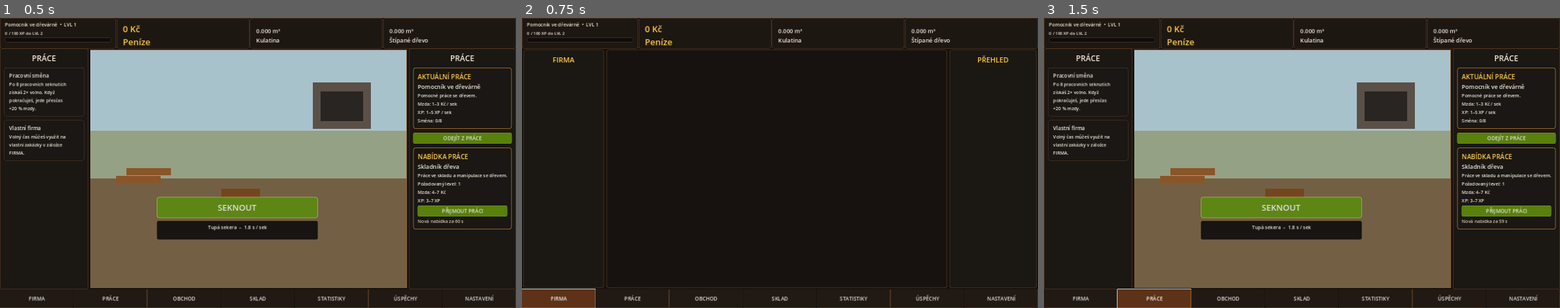
Above: before the commit, frames 1-3 (left to right).
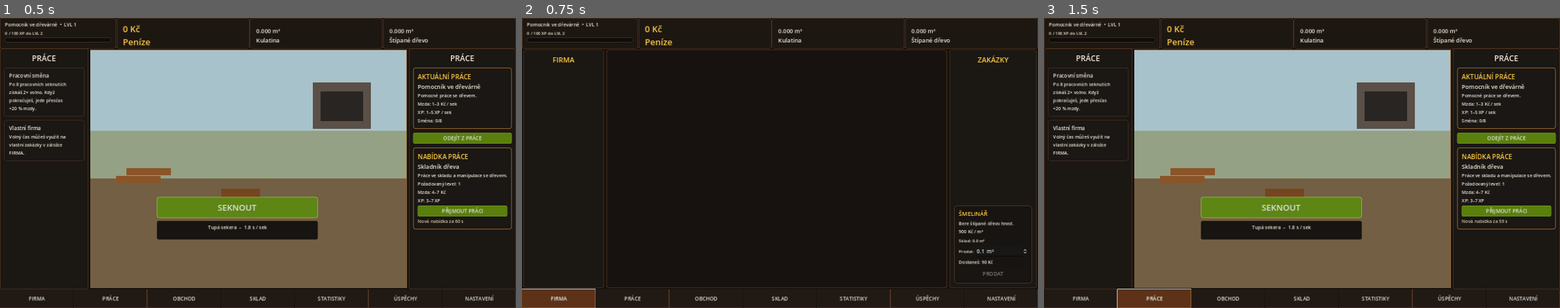
Above: after the commit, the same moments.

Repository: welewan-code/Lumberjack-John
Game: Godot game, scene res://Main.tscn
Same seed, same stepped clock (60 frames per second), same inputs: the game is played once before the commit and once after it.
Inputs:
- Up to frame 1 (0.5 s): no input
- Up to frame 2 (0.75 s): click "FIRMA" at 0.5 s
- Up to frame 3 (1.5 s): click "PRÁCE" at 1.25 s

Frame 1 is identical in both runs. In frame 2, 0.6% of the frame differs, in the area x 83-99%, y 12-92%; in frame 3, nothing differs.

Commit message:
Přidej zakázky a šmelináře do firmy

Diff:
--- a/company_ui.gd
+++ b/company_ui.gd
@@ -1,6 +1,13 @@
 extends Node
 
+const SMELINAR_PRICE_PER_M3: float = 900.0
+const SMELINAR_MIN_M3: float = 0.1
+
 var last_tab: String = ""
+var smelinar_amount: SpinBox = null
+var smelinar_stock_label: Label = null
+var smelinar_value_label: Label = null
+var smelinar_sell_button: Button = null
 
 func _ready() -> void:
 	process_mode = Node.PROCESS_MODE_ALWAYS
@@ -12,6 +19,8 @@
 	var tab: String = str(main.get("current_tab"))
 	if tab == "FIRMA" and last_tab != "FIRMA":
 		call_deferred("_render_company", main)
+	if tab == "FIRMA":
+		_refresh_smelinar(main)
 	last_tab = tab
 
 func _render_company(main: Node) -> void:
@@ -49,8 +58,9 @@
 	image.texture = _load_company_background()
 	center_panel.add_child(image)
 
-	var right := _side_panel(main, "PŘEHLED", 270)
+	var right := _build_jobs_panel(main, 270)
 	row.add_child(right)
+	_refresh_smelinar(main)
 
 func _side_panel(main: Node, title_text: String, width: float) -> PanelContainer:
 	var panel := PanelContainer.new()
@@ -74,6 +84,140 @@
 	hint.size_flags_vertical = Control.SIZE_EXPAND_FILL
 	box.add_child(hint)
 	return panel
+
+func _build_jobs_panel(main: Node, width: float) -> PanelContainer:
+	var panel := PanelContainer.new()
+	panel.custom_minimum_size.x = width
+	panel.size_flags_vertical = Control.SIZE_EXPAND_FILL
+	panel.add_theme_stylebox_override("panel", _panel_style(main, "#1b1713", "#5f4027", 7, 1))
+
+	var margin := MarginContainer.new()
+	margin.add_theme_constant_override("margin_left", 14)
+	margin.add_theme_constant_override("margin_right", 14)
+	margin.add_theme_constant_override("margin_top", 14)
+	margin.add_theme_constant_override("margin_bottom", 14)
+	panel.add_child(margin)
+
+	var box := VBoxContainer.new()
+	box.add_theme_constant_override("separation", 10)
+	margin.add_child(box)
+
+	var title := _make_label(main, "ZAKÁZKY", 22)
+	title.horizontal_alignment = HORIZONTAL_ALIGNMENT_CENTER
+	title.add_theme_color_override("font_color", Color("#ffca42"))
+	box.add_child(title)
+
+	# Volné místo pro běžné zakázky, které sem budeme doplňovat.
+	var jobs_space := Control.new()
+	jobs_space.size_flags_vertical = Control.SIZE_EXPAND_FILL
+	box.add_child(jobs_space)
+
+	var dealer := PanelContainer.new()
+	dealer.add_theme_stylebox_override("panel", _panel_style(main, "#171411", "#79512e", 7, 1))
+	box.add_child(dealer)
+
+	var dm := MarginContainer.new()
+	dm.add_theme_constant_override("margin_left", 12)
+	dm.add_theme_constant_override("margin_right", 12)
+	dm.add_theme_constant_override("margin_top", 10)
+	dm.add_theme_constant_override("margin_bottom", 10)
+	dealer.add_child(dm)
+
+	var dv := VBoxContainer.new()
+	dv.add_theme_constant_override("separation", 7)
+	dm.add_child(dv)
+
+	var dealer_title := _make_label(main, "ŠMELINÁŘ", 18)
+	dealer_title.add_theme_color_override("font_color", Color("#ffca42"))
+	dv.add_child(dealer_title)
+	dv.add_child(_make_label(main, "Bere štípané dřevo hned.\n900 Kč / m³", 14))
+
+	smelinar_stock_label = _make_label(main, "Sklad: 0.0 m³", 13)
+	dv.add_child(smelinar_stock_label)
+
+	var amount_row := HBoxContainer.new()
+	amount_row.add_theme_constant_override("separation", 6)
+	dv.add_child(amount_row)
+	amount_row.add_child(_make_label(main, "Prodat:", 13))
+
+	smelinar_amount = SpinBox.new()
+	smelinar_amount.min_value = SMELINAR_MIN_M3
+	smelinar_amount.max_value = SMELINAR_MIN_M3
+	smelinar_amount.step = 0.1
+	smelinar_amount.value = SMELINAR_MIN_M3
+	smelinar_amount.suffix = " m³"
+	smelinar_amount.size_flags_horizontal = Control.SIZE_EXPAND_FILL
+	smelinar_amount.value_changed.connect(_on_smelinar_amount_changed)
+	amount_row.add_child(smelinar_amount)
+
+	smelinar_value_label = _make_label(main, "Dostaneš: 90 Kč", 14)
+	dv.add_child(smelinar_value_label)
+
+	smelinar_sell_button = Button.new()
+	smelinar_sell_button.text = "PRODAT"
+	smelinar_sell_button.custom_minimum_size.y = 36
+	smelinar_sell_button.add_theme_stylebox_override("normal", _panel_style(main, "#597f0d", "#7ca620", 4, 1))
+	smelinar_sell_button.pressed.connect(_sell_to_smelinar)
+	dv.add_child(smelinar_sell_button)
+
+	return panel
+
+func _on_smelinar_amount_changed(_value: float) -> void:
+	_update_smelinar_value_text()
+
+func _sell_to_smelinar() -> void:
+	var main := get_tree().current_scene
+	if main == null or smelinar_amount == null or not is_instance_valid(smelinar_amount):
+		return
+	var state_value = main.get("state")
+	if not (state_value is Dictionary):
+		return
+	var state: Dictionary = state_value
+	var available: float = float(state.get("split_m3", 0.0))
+	var amount: float = snappedf(float(smelinar_amount.value), 0.1)
+	if amount < SMELINAR_MIN_M3 or amount > available + 0.0001:
+		return
+
+	state["split_m3"] = maxf(0.0, available - amount)
+	state["money"] = float(state.get("money", 0.0)) + amount * SMELINAR_PRICE_PER_M3
+	main.set("state", state)
+	if main.has_method("update_hud"):
+		main.call("update_hud")
+	if main.has_method("save_game"):
+		main.call("save_game")
+	_refresh_smelinar(main)
+
+func _refresh_smelinar(main: Node) -> void:
+	if smelinar_amount == null or not is_instance_valid(smelinar_amount):
+		return
+	var state_value = main.get("state")
+	if not (state_value is Dictionary):
+		return
+	var state: Dictionary = state_value
+	var available: float = maxf(0.0, float(state.get("split_m3", 0.0)))
+	var sellable_max: float = floor(available * 10.0 + 0.0001) / 10.0
+
+	if is_instance_valid(smelinar_stock_label):
+		smelinar_stock_label.text = "Sklad: %.1f m³" % available
+
+	smelinar_amount.max_value = maxf(SMELINAR_MIN_M3, sellable_max)
+	if smelinar_amount.value > smelinar_amount.max_value:
+		smelinar_amount.value = smelinar_amount.max_value
+	if smelinar_amount.value < SMELINAR_MIN_M3:
+		smelinar_amount.value = SMELINAR_MIN_M3
+
+	if is_instance_valid(smelinar_sell_button):
+		smelinar_sell_button.disabled = sellable_max < SMELINAR_MIN_M3
+	_update_smelinar_value_text()
+
+func _update_smelinar_value_text() -> void:
+	if smelinar_amount == null or not is_instance_valid(smelinar_amount):
+		return
+	if smelinar_value_label == null or not is_instance_valid(smelinar_value_label):
+		return
+	var amount: float = snappedf(float(smelinar_amount.value), 0.1)
+	var value: float = amount * SMELINAR_PRICE_PER_M3
+	smelinar_value_label.text = "Dostaneš: %.0f Kč" % value
 
 func _load_company_background() -> Texture2D:
 	var candidates: Array[String] = [
